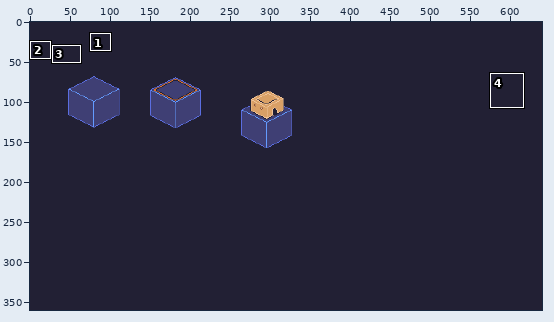
Two states of a pixel-art file, asset-src/flamepunk.aseprite. The first picture is a wide view before the edit; the outline marks the close-up.
Close-up. First the earlier version:
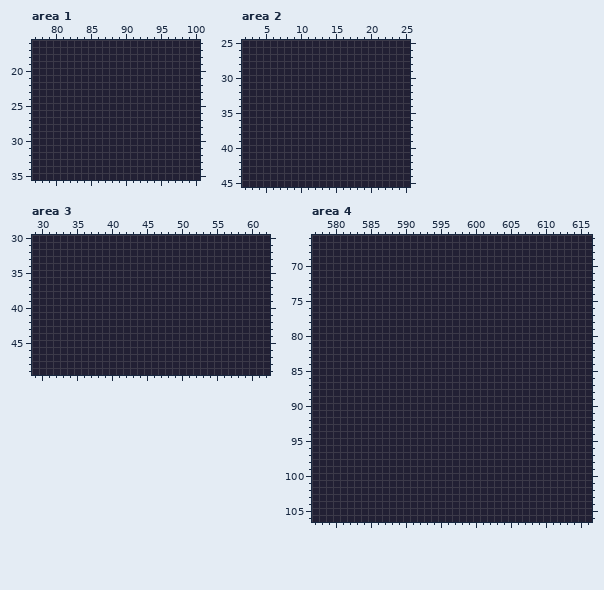
640x360 pixels, 1 frame. Shown: area 1: x 77..100, y 16..35; area 2: x 2..25, y 25..45; area 3: x 29..62, y 30..49; area 4: x 577..616, y 66..106. The commit also changed other parts of the picture, which this record leaves out.
The result:
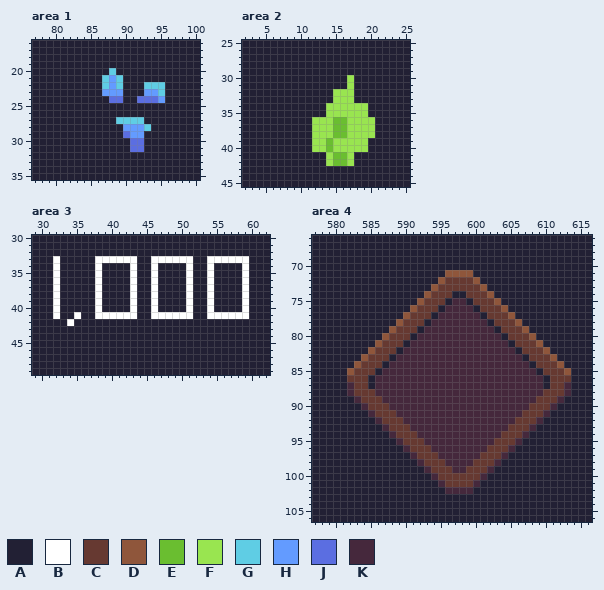
Palette (. is transparent): A #222034  B #ffffff  C #663931  D #8f563b  E #6abe30  F #99e550  G #5fcde4  H #639bff  J #5b6ee1  K #45283c
From old to new:
layer "Layer 5" added
Changed rows in their new state; - is an unchanged pixel.
Area 1, layer "Layer 5":
first column x 87:
20 -G-------
21 GHG------
22 GHG---GGG
23 HHH---HHG
24 -JJ--JJJH
27 --GGGG---
28 ---HHHG--
29 ---JHH---
30 ----JJ---
31 ----JJ---
Area 2, layer "Layer 5":
first column x 12:
30 -----F---
31 -----F---
32 ---FFF---
33 ---FFF---
34 --FFFFFF-
35 --FFFFFF-
36 FFFEEFFFF
37 FFFEEFFFF
38 FFFEEFFFF
39 FFEFFFFF-
40 FFEFFFFF-
41 --FEEF---
42 --FEEF---
Area 3, layer "Layer 5":
first column x 32:
33 B-----BBBBBB--BBBBBB--BBBBBB
34 B-----B----B--B----B--B----B
35 B-----B----B--B----B--B----B
36 B-----B----B--B----B--B----B
37 B-----B----B--B----B--B----B
38 B-----B----B--B----B--B----B
39 B-----B----B--B----B--B----B
40 B-----B----B--B----B--B----B
41 B--B--BBBBBB--BBBBBB--BBBBBB
42 --B-------------------------
Area 4, layer "Layer 5":
first column x 582:
 71 --------------DDDD--------------
 72 -------------DCCCCD-------------
 73 ------------DCCCCCCD------------
 74 -----------DCCC--CCCD-----------
 75 ----------DCCC-KK-CCCD----------
 76 ---------DCCC-KKKK-CCCD---------
 77 --------DCCC-KKKKKK-CCCD--------
 78 -------DCCC-KKKKKKKK-CCCD-------
 79 ------DCCC-KKKKKKKKKK-CCCD------
 80 -----DCCC-KKKKKKKKKKKK-CCCD-----
 81 ----DCCC-KKKKKKKKKKKKKK-CCCD----
 82 ---DCCC-KKKKKKKKKKKKKKKK-CCCD---
 83 --DCCC-KKKKKKKKKKKKKKKKKK-CCCD--
 84 -DCCC-KKKKKKKKKKKKKKKKKKKK-CCCD-
 85 DCCC-KKKKKKKKKKKKKKKKKKKKKK-CCCD
 86 CCC-KKKKKKKKKKKKKKKKKKKKKKKK-CCC
 87 KCC-KKKKKKKKKKKKKKKKKKKKKKKK-CCK
 88 KCCCKKKKKKKKKKKKKKKKKKKKKKKKCCCK
 89 -KCCCKKKKKKKKKKKKKKKKKKKKKKCCCK-
 90 --KCCCKKKKKKKKKKKKKKKKKKKKCCCK--
 91 ---KCCCKKKKKKKKKKKKKKKKKKCCCK---
 92 ----KCCCKKKKKKKKKKKKKKKKCCCK----
 93 -----KCCCKKKKKKKKKKKKKKCCCK-----
 94 ------KCCCKKKKKKKKKKKKCCCK------
 95 -------KCCCKKKKKKKKKKCCCK-------
 96 --------KCCCKKKKKKKKCCCK--------
 97 ---------KCCCKKKKKKCCCK---------
 98 ----------KCCCKKKKCCCK----------
 99 -----------KCCCKKCCCK-----------
100 ------------KCCCCCCK------------
101 -------------KCCCCK-------------
102 --------------KKKK--------------
Where, in picture pixels (left, top, right, bottom), the same in both close-ups:
changed: (102, 68, 165, 152)
changed: (312, 75, 375, 166)
changed: (53, 256, 249, 326)
changed: (347, 270, 571, 494)
